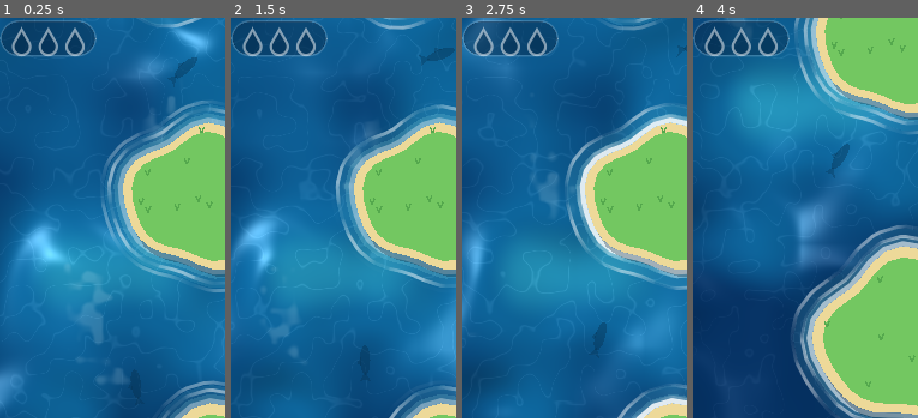
Above: before the commit, frames 1-4 (left to right).
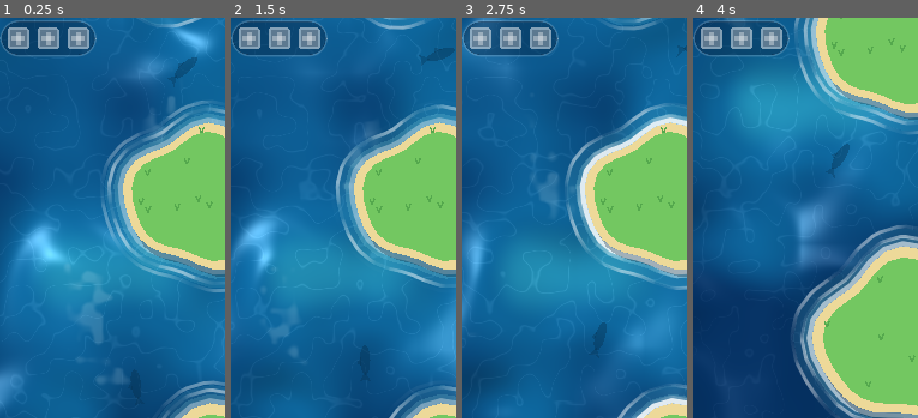
Above: after the commit, the same moments.

Repository: msagimbekov/ggjumps
Game: Godot game, scene res://scenes/main.tscn
The game is run twice, just before and just after one commit, with the same random seed, the same clock (stepped at 60 frames per second) and the same inputs.
Inputs (mouse positions are % of the whole screen's width and height, from its top left):
- Up to frame 1 (0.25 s): no input
- Up to frame 2 (1.5 s): move the mouse to (72, 45) at 0.52 s; click (72, 45) at 0.67 s; drag from (30, 55) to (45, 70) at 1.27 s
- Up to frame 3 (2.75 s): move the mouse to (60, 28) at 2.02 s; click (60, 28) at 2.17 s
- Up to frame 4 (4 s): drag from (45, 70) to (20, 35) at 2.77 s; move the mouse to (80, 65) at 3.52 s; click (80, 65) at 3.67 s
The pictures show only the part of the screen within x 3-53%, y 10-60%; the shares and areas given below are measured in that part.

The runs differ from the first frame. In frame 1, 1.6% of the frame differs, in the area x 3-40%, y 2-10%; in frame 2, 1.6%; in frame 3, 1.7%; in frame 4, 1.6%.

Commit message:
Pickups as crates: white wooden health crate and steel radar crate; tidy HUD counter
Co-Authored-By: Claude Sonnet 5.5 <noreply@anthropic.com>

Diff:
--- a/scripts/hud.gd
+++ b/scripts/hud.gd
@@ -146,21 +146,21 @@
 		var nc := Vector2(lp.position.x + 32.0 + (lives - 1) * 36.0, lp.position.y + lp.size.y * 0.5)
 		draw_arc(nc, 13.0 + 22.0 * (1.0 - _life_flash), 0.0, TAU, 32, Color(1, 1, 1, _life_flash), 3.0)
 
-	# Collected drops: three slots that fill in; radar countdown next to them while it runs.
-	var slots := Rect2(18, top + 84.0, 20.0 + DROPS_SLOTS * 32.0, 44.0)
+	# Collected health crates: three slots that fill in; radar countdown next to them while it runs.
+	var slots := Rect2(18, top + 84.0, 8.0 + DROPS_SLOTS * 36.0, 44.0)
 	draw_style_box(_pill, slots)
 	for i in DROPS_SLOTS:
 		var pulse := 1.0
 		if i == drops - 1 and _drop_pulse > 0.0:
-			pulse = 1.0 + 0.35 * sin(PI * _drop_pulse / 0.5)
-		Pickup.draw_drop(self, Vector2(slots.position.x + 26.0 + i * 32.0, slots.position.y + 28.0), 0.78 * pulse, 1.0 if i < drops else 0.0, 1.0)
+			pulse = 1.0 + 0.3 * sin(PI * _drop_pulse / 0.5)
+		Pickup.draw_box(self, Vector2(slots.position.x + 22.0 + i * 36.0, slots.get_center().y), 0.8 * pulse, Pickup.Kind.LIFE, 1.0 if i < drops else 0.0, 1.0)
 	if radar_left > 0.0:
 		var rp := Rect2(slots.end.x + 10.0, slots.position.y, 44.0, 44.0)
 		draw_style_box(_pill, rp)
 		var blink := radar_left > 2.0 or int(radar_left * 5.0) % 2 == 0
 		var rc := rp.get_center()
-		Pickup.draw_lens(self, rc, 0.7, 1.0 if blink else 0.25, radar_left * 2.5)
-		draw_arc(rc, 20.0, -PI / 2.0, -PI / 2.0 + TAU * radar_left / 7.0, 24, Color(Pickup.GOLD.r, Pickup.GOLD.g, Pickup.GOLD.b, 0.9), 3.0)
+		Pickup.draw_box(self, rc, 0.62, Pickup.Kind.RADAR, 1.0, 1.0 if blink else 0.3, radar_left * 2.5)
+		draw_arc(rc, 20.0, -PI / 2.0, -PI / 2.0 + TAU * radar_left / 7.0, 24, Color(Pickup.GOLD.r, Pickup.GOLD.g, Pickup.GOLD.b, 0.9), 2.5)
 
 	if tools:
 		_tool_button(radar_rect(), radar, 0)
--- a/scripts/pickup.gd
+++ b/scripts/pickup.gd
@@ -1,8 +1,9 @@
 class_name Pickup
 extends Node2D
-## A collectable sitting on an island. LIFE: a coral drop, three of them give a life. RADAR: a gold
-## lens, switches the landing line on for a while. It is collected by settling on it; settling on its
-## island anywhere else makes it vanish. Child of its Land, so it rides along on moving islands.
+## A crate sitting on an island. LIFE: a white wooden first-aid crate with a red cross, three of
+## them give a life. RADAR: a dark steel crate with a gold radar on it, switches the landing line on
+## for a while. Collected by settling on it; settling on its island anywhere else makes it vanish.
+## Child of its Land, so it rides along on moving islands.
 
 enum Kind { LIFE, RADAR }
 enum State { IDLE, COLLECTED, GONE }
@@ -10,10 +11,12 @@
 const FONT := preload("res://fonts/Fredoka.ttf")
 const COLLECT_TIME := 0.9
 const VANISH_TIME := 0.5
-const DROP_FILL := Color(1.0, 0.45, 0.58)
-const DROP_EDGE := Color(0.78, 0.17, 0.36)
+const HALF := 16.0  # half the crate's side at scale 1
+const RED := Color(0.90, 0.16, 0.20)
+const WOOD := Color(0.55, 0.38, 0.22)
+const CREAM := Color(0.97, 0.94, 0.86)
+const STEEL := Color(0.15, 0.26, 0.37)
 const GOLD := Color(1.0, 0.82, 0.25)
-const GOLD_EDGE := Color(0.62, 0.42, 0.05)
 
 var kind := Kind.LIFE
 var state := State.IDLE
@@ -35,12 +38,16 @@
 	return state == State.IDLE
 
 
+func _tone() -> Color:
+	return RED if kind == Kind.LIFE else GOLD
+
+
 ## Collected: pops up and fades, with a ring, sparkles and a floating note.
 func collect(note: String) -> void:
 	state = State.COLLECTED
 	_anim = 0.0
 	_text = note
-	_burst(16, 110.0, DROP_FILL if kind == Kind.LIFE else GOLD)
+	_burst(16, 110.0, _tone())
 
 
 ## Missed: shrinks, sinks and puffs away.
@@ -78,77 +85,91 @@
 
 
 func _draw() -> void:
-	var bob := sin(_t * 2.4) * 3.0
+	var bob := sin(_t * 2.4) * 2.5
+	var tone := _tone()
 	match state:
 		State.IDLE:
-			var glow := 0.22 + 0.1 * sin(_t * 3.0)
-			var tone := DROP_FILL if kind == Kind.LIFE else GOLD
-			draw_set_transform(Vector2(0, 8), 0.0, Vector2(1.0, 0.45))
-			draw_circle(Vector2.ZERO, 13.0 - bob * 0.4, Color(0, 0.08, 0.04, 0.25))
+			draw_set_transform(Vector2(0, 14), 0.0, Vector2(1.0, 0.4))
+			draw_circle(Vector2.ZERO, 16.0 - bob * 0.4, Color(0, 0.08, 0.04, 0.28))
 			draw_set_transform(Vector2.ZERO, 0.0, Vector2.ONE)
-			draw_circle(Vector2(0, bob), 24.0, Color(tone.r, tone.g, tone.b, glow))
-			_body(Vector2(0, bob), 1.0, 1.0)
+			var glow := 0.14 + 0.08 * sin(_t * 3.0)
+			draw_circle(Vector2(0, bob), 28.0, Color(tone.r, tone.g, tone.b, glow))
+			draw_box(self, Vector2(0, bob - 4.0), 1.0, kind, 1.0, 1.0, _t * 2.5)
 		State.COLLECTED:
 			var u := clampf(_anim / COLLECT_TIME, 0.0, 1.0)
 			var rise := 1.0 - pow(1.0 - u, 3.0)
-			var pop := 1.0 + 0.55 * sin(PI * minf(u * 1.6, 1.0))
+			var pop := 1.0 + 0.5 * sin(PI * minf(u * 1.6, 1.0))
 			var fade := 1.0 - smoothstep(0.6, 1.0, u)
-			var tone := DROP_FILL if kind == Kind.LIFE else GOLD
 			draw_arc(Vector2.ZERO, 14.0 + 52.0 * rise, 0.0, TAU, 32, Color(tone.r, tone.g, tone.b, 0.8 * (1.0 - u)), 4.0 * (1.0 - u) + 1.0)
-			_body(Vector2(0, bob - 36.0 * rise), pop, fade)
+			draw_box(self, Vector2(0, bob - 4.0 - 36.0 * rise), pop, kind, 1.0, fade, _t * 2.5)
 			if _text != "":
-				var pos := Vector2(-60, -50.0 - 26.0 * rise)
+				var pos := Vector2(-60, -54.0 - 26.0 * rise)
 				draw_string(_font, pos + Vector2(0, 2), _text, HORIZONTAL_ALIGNMENT_CENTER, 120, 22, Color(0, 0.08, 0.16, 0.6 * fade))
 				draw_string(_font, pos, _text, HORIZONTAL_ALIGNMENT_CENTER, 120, 22, Color(1, 1, 1, fade))
 		State.GONE:
 			var u := clampf(_anim / VANISH_TIME, 0.0, 1.0)
-			_body(Vector2(0, bob + 10.0 * u), 1.0 - u, 1.0 - u)
+			draw_box(self, Vector2(0, bob - 4.0 + 10.0 * u), 1.0 - u, kind, 1.0, 1.0 - u)
 	for b in _bits:
 		var k: float = 1.0 - b.t / b.life
 		var col: Color = b.col
 		draw_circle(b.p + Vector2(0, -10), 3.2 * k + 0.5, Color(col.r, col.g, col.b, k))
 
 
-func _body(pos: Vector2, s: float, alpha: float) -> void:
-	if kind == Kind.LIFE:
-		draw_drop(self, pos, s, 1.0, alpha)
-	else:
-		draw_lens(self, pos, s, alpha, _t * 2.5)
+## A rounded square outline made of points, `half` from the centre to each side.
+static func _rounded(pos: Vector2, half: float, r: float) -> PackedVector2Array:
+	var pts := PackedVector2Array()
+	var corners := [Vector2(1, -1), Vector2(1, 1), Vector2(-1, 1), Vector2(-1, -1)]
+	for c in 4:
+		var centre: Vector2 = pos + (corners[c] as Vector2) * (half - r)
+		for i in 5:
+			var a := (-PI / 2.0 + c * PI / 2.0) + float(i) / 4.0 * PI / 2.0
+			pts.append(centre + Vector2(cos(a), sin(a)) * r)
+	return pts
 
 
-## A teardrop. `fill` 0 is an empty outline (HUD slot), 1 the full coral drop.
-static func draw_drop(ci: CanvasItem, pos: Vector2, s: float, fill: float, alpha: float) -> void:
+## One crate, centred on `pos`, about 32 px wide at scale 1. `fill` 0 is a dark empty slot (HUD),
+## 1 the full crate.
+static func draw_box(ci: CanvasItem, pos: Vector2, s: float, k: Kind, fill: float, alpha: float, sweep := 0.0) -> void:
 	if s <= 0.01 or alpha <= 0.0:
 		return
-	var pts := PackedVector2Array([pos + Vector2(0, -21) * s])
-	var steps := 20
-	for i in steps + 1:
-		var th := lerpf(-PI / 2.0 + 1.047, 3.0 * PI / 2.0 - 1.047, float(i) / steps)
-		pts.append(pos + (Vector2(0, 5) + Vector2(cos(th), sin(th)) * 13.0) * s)
-	var body := Color(0.0, 0.1, 0.2, 0.3).lerp(DROP_FILL, fill)
-	var edge := Color(1, 1, 1, 0.5).lerp(DROP_EDGE, fill)
-	body.a *= alpha
+	var h := HALF * s
+	var outer := _rounded(pos, h, 4.0 * s)
+	var inner := _rounded(pos, h - 3.0 * s, 2.5 * s)
+	var edge: Color
+	var face: Color
+	if k == Kind.LIFE:
+		edge = WOOD.lerp(Color(1, 1, 1, 0.5), 1.0 - fill)
+		face = CREAM.lerp(Color(0.0, 0.1, 0.2, 0.3), 1.0 - fill)
+	else:
+		edge = GOLD.lerp(Color(1, 1, 1, 0.5), 1.0 - fill)
+		face = STEEL.lerp(Color(0.0, 0.1, 0.2, 0.3), 1.0 - fill)
 	edge.a *= alpha
-	ci.draw_colored_polygon(pts, body)
-	var loop := PackedVector2Array(pts)
-	loop.append(pts[0])
-	ci.draw_polyline(loop, edge, 2.5 * s, true)
-	if fill > 0.0:
-		ci.draw_circle(pos + Vector2(-4.5, 3) * s, 3.4 * s, Color(1, 1, 1, 0.85 * fill * alpha))
-		ci.draw_circle(pos + Vector2(-1.5, 9) * s, 1.5 * s, Color(1, 1, 1, 0.5 * fill * alpha))
+	face.a *= alpha
+	ci.draw_colored_polygon(outer, edge)
+	ci.draw_colored_polygon(inner, face)
+	if k == Kind.LIFE:
+		var plank := Color(WOOD.r, WOOD.g, WOOD.b, 0.28 * fill * alpha)
+		ci.draw_line(pos + Vector2(-h + 4.0 * s, -h * 0.5), pos + Vector2(h - 4.0 * s, -h * 0.5), plank, 1.5 * s)
+		ci.draw_line(pos + Vector2(-h + 4.0 * s, h * 0.5), pos + Vector2(h - 4.0 * s, h * 0.5), plank, 1.5 * s)
+		var cross := Color(RED.r, RED.g, RED.b, alpha).lerp(Color(1, 1, 1, 0.35 * alpha), 1.0 - fill)
+		var arm := 4.0 * s
+		var reach := h * 0.62
+		ci.draw_rect(Rect2(pos + Vector2(-arm, -reach), Vector2(arm * 2.0, reach * 2.0)), cross)
+		ci.draw_rect(Rect2(pos + Vector2(-reach, -arm), Vector2(reach * 2.0, arm * 2.0)), cross)
+	else:
+		for corner: Vector2 in [Vector2(-1, -1), Vector2(1, -1), Vector2(1, 1), Vector2(-1, 1)]:
+			ci.draw_circle(pos + corner * (h - 5.0 * s), 1.6 * s, Color(GOLD.r, GOLD.g, GOLD.b, 0.8 * fill * alpha))
+		draw_lens(ci, pos, 0.55 * s, alpha * fill, sweep)
 
 
-## A radar lens: ring, four ticks, centre dot and a sweeping wedge.
+## The radar image: ring, four ticks, centre dot and a sweeping wedge.
 static func draw_lens(ci: CanvasItem, pos: Vector2, s: float, alpha: float, sweep: float) -> void:
 	if s <= 0.01 or alpha <= 0.0:
 		return
-	var dark := Color(GOLD_EDGE.r, GOLD_EDGE.g, GOLD_EDGE.b, 0.55 * alpha)
 	var gold := Color(GOLD.r, GOLD.g, GOLD.b, alpha)
-	ci.draw_arc(pos, 13.0 * s, 0.0, TAU, 28, dark, 6.5 * s, true)
-	ci.draw_arc(pos, 13.0 * s, 0.0, TAU, 28, gold, 3.5 * s, true)
+	ci.draw_arc(pos, 13.0 * s, 0.0, TAU, 28, gold, 3.2 * s, true)
 	for i in 4:
 		var d := Vector2.from_angle(i * PI / 2.0)
-		ci.draw_line(pos + d * 16.0 * s, pos + d * 22.0 * s, dark, 6.0 * s, true)
-		ci.draw_line(pos + d * 16.0 * s, pos + d * 22.0 * s, gold, 3.0 * s, true)
-	ci.draw_circle(pos, 3.6 * s, gold)
-	ci.draw_arc(pos, 7.5 * s, sweep - 1.0, sweep, 8, Color(1, 1, 1, 0.7 * alpha), 5.0 * s)
+		ci.draw_line(pos + d * 15.0 * s, pos + d * 21.0 * s, gold, 3.0 * s, true)
+	ci.draw_circle(pos, 3.2 * s, gold)
+	ci.draw_arc(pos, 7.5 * s, sweep - 1.0, sweep, 8, Color(1, 1, 1, 0.75 * alpha), 4.0 * s)
